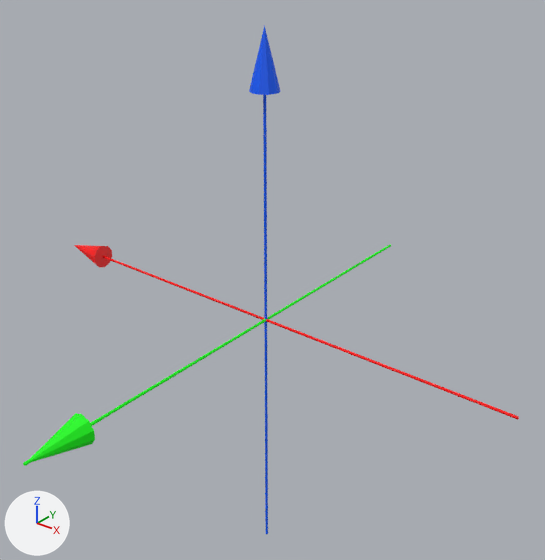
Two versions of the FBX model Assets/axis.fbx, one commit apart.
The view is the same before and after, from a 50 mm lens placed at (0.1525, -0.1867, 0.1328), pointed at (-0.0016, 0.0058, 0.0134). The lights are fixed; the arrows at lower left show +X, +Y and +Z. Where no turn or scale is listed for an object, it has been applied to the vertices. Vertices at the same position are counted once.

Script lines for the objects in view, before the commit:
```python
mat_lambert3 = principled_material('lambert3')
mat_lambert3.base_color = (0.0, 1.0, 0.0)  # green #00ff00
me_mesh = bpy.data.meshes.new('Mesh')
me_mesh.from_pydata(...)  # 86 vertices, 150 faces; spans x -0.103..0.103, y -0.095..0.095, z -0.103..0.103
# faces by material slot: [50, 50, 50]
me_mesh.materials.append(mat_lambert4)  # blue #005dff
me_mesh.materials.append(mat_lambert3)  # green #00ff00
me_mesh.materials.append(mat_pasted__lambert2)  # red #ff0000
ob_polysurface2 = bpy.data.objects.new('polySurface2', me_mesh)
ob_polysurface2.location = (-0.0074, -0.0074, -0.0004)
```
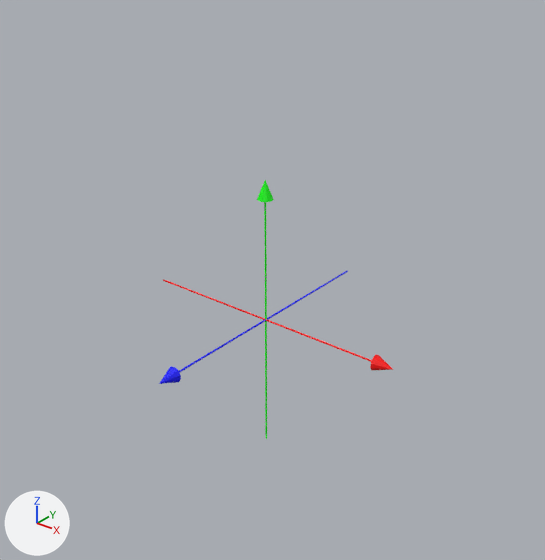
Changed parts and their boxes (x1, y1, x2, y2) in the pictures (545 x 560 px):
'polySurface2', recoloured, reshaped, moved (53% narrower, 49% shorter)
    before: (23, 25, 519, 534)
    after: (159, 180, 393, 439)
part 1 of me_mesh, added
    after: (163, 279, 372, 362)
part 2 of me_mesh, added
    after: (370, 354, 393, 370)
part 3 of me_mesh, added (green)
    after: (264, 202, 267, 439)
part 4 of me_mesh, added
    after: (257, 180, 274, 202)
part 5 of me_mesh, added
    after: (179, 271, 348, 373)
part 6 of me_mesh, added
    after: (159, 367, 181, 384)
part 7 of me_mesh, deleted (green)
    before: (23, 244, 391, 466)
part 8 of me_mesh, deleted (red)
    before: (103, 256, 519, 420)
part 9 of me_mesh, deleted (blue)
    before: (263, 95, 268, 534)
part 10 of me_mesh, deleted (blue)
    before: (249, 25, 281, 95)
part 11 of me_mesh, deleted (red)
    before: (74, 245, 112, 267)

The change, as a list of edits to the scene's bpy script:
```text
Change mat_lambert3:
    mat_lambert3.base_color: (0.0, 1.0, 0.0) -> (0.0, 0.0, 1.0)  # green #00ff00 -> blue #0000ff
Add mat_lambert2:
    mat_lambert2 = principled_material('lambert2')
    mat_lambert2.base_color = (0.0, 1.0, 0.0)  # green #00ff00
Change me_mesh:
    where me_mesh.from_pydata(...)  # 86 vertices, 150 faces; spans x -0.103..0.103, y -0.095..0.095, z -0.103..0.103
    used by ob_polysurface2; location = (-0.0074, -0.0074, -0.0004)
    remove me_mesh.materials.append(mat_lambert4)  # blue #005dff
    me_mesh part 1: a new loose piece, a 6-sided cylinder along x spanning x -0.05319..0.04681, y -0.00031..0.00031, z -0.00035..0.00035, in mat_pasted__lambert2 (red #ff0000)
    me_mesh part 2: a new loose piece, a 10-sided cone pointing to +x spanning x 0.0462..0.0532, y -0.0027..0.0027, z -0.0029..0.0029, in mat_pasted__lambert2 (red #ff0000)
    me_mesh part 3: a new loose piece, a 6-sided cylinder along z spanning x -0.00035..0.00035, y -0.00031..0.00031, z -0.05319..0.04681, in mat_lambert2 (green #00ff00)
    me_mesh part 4: a new loose piece, a 10-sided cone pointing to +z spanning x -0.0029..0.0029, y -0.0027..0.0027, z 0.0462..0.0532, in mat_lambert2 (green #00ff00)
    me_mesh part 5: a new loose piece, a 6-sided cylinder along y spanning x -0.00031..0.00031, y -0.04681..0.05319, z -0.00035..0.00035, in mat_lambert3 (blue #0000ff)
    me_mesh part 6: a new loose piece, a 10-sided cone pointing to -y spanning x -0.0027..0.0027, y -0.0532..-0.0462, z -0.0029..0.0029, in mat_lambert3 (blue #0000ff)
    me_mesh part 7: the loose piece of 28 vertices spanning x 0.003..0.012, y -0.095..0.095, z -0.005..0.005 is deleted
    me_mesh part 8: the loose piece of 18 vertices spanning x -0.088..0.103, y 0.007..0.008, z 0.0..0.001 is deleted
    me_mesh part 9: the loose piece of 18 vertices spanning x 0.007..0.008, y 0.007..0.008, z -0.103..0.088 is deleted
    me_mesh part 10: the loose piece of 11 vertices spanning x 0.002..0.012, y 0.003..0.012, z 0.083..0.103 is deleted
    me_mesh part 11: the loose piece of 11 vertices spanning x -0.103..-0.083, y 0.003..0.012, z -0.005..0.005 is deleted
    add me_mesh.materials.append(mat_lambert2)  # green #00ff00
Change ob_polysurface2:
    ob_polysurface2.location: (-0.0074, -0.0074, -0.0004) -> (0.0, 0.0, 0.0)
```
